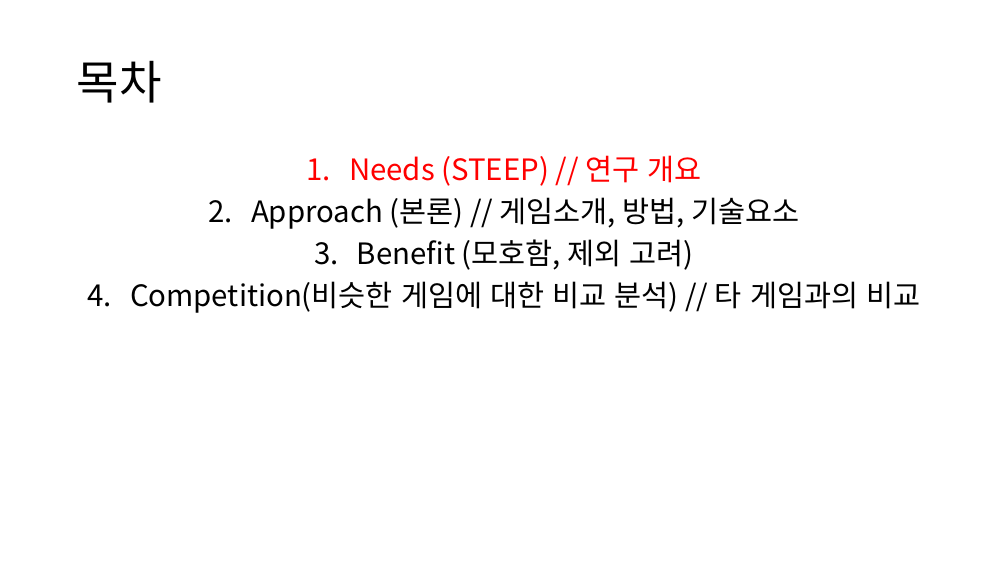
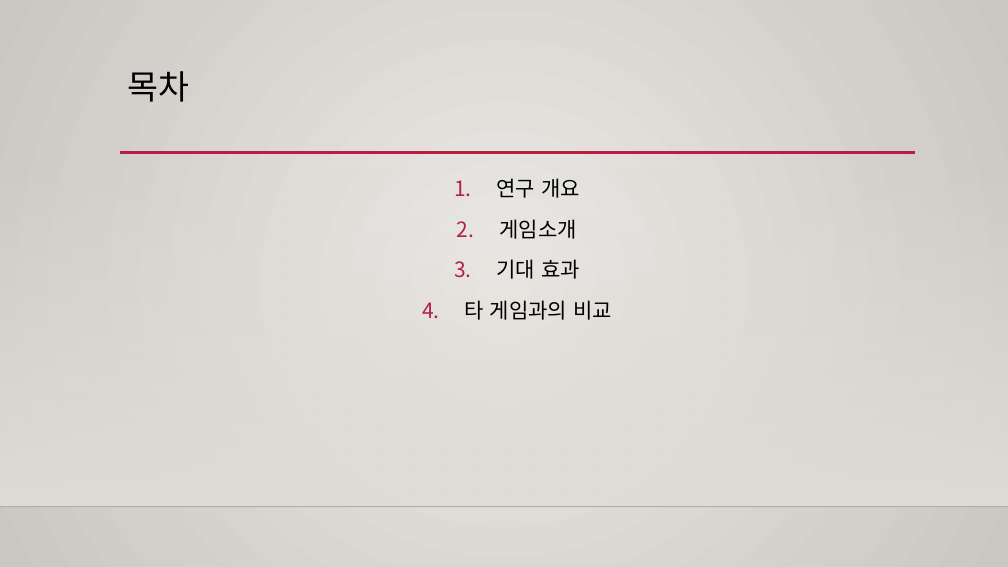
Before and after one commit to dydtjr0316/HellGate, a slide deck: slide 2 of output/10weeks/졸업작품 제안서.pptx. Drawn at 1008x567 pixels with LibreOffice and Linux fonts; fonts in the diff are those of the drawing; background and template pictures are left out. Boxes give left, top, right and bottom in pixels: in the first picture for what was removed or moved away, otherwise in the second. Text is boxed around its words. In the diff, an @@ line names an element or a change of style, - is before the commit and + after.

```diff
--- a/output/10weeks/졸업작품 제안서.pptx
+++ b/output/10weeks/졸업작품 제안서.pptx
@@ background #FFFFFF to gradient #ECEAE7 to #CAC7C1 @@
@@ title "목차" moved from (x1=77, y1=60, x2=162, y2=103) to (x1=128, y1=71, x2=190, y2=102) @@
@@ title "목차" at (x1=128, y1=71, x2=190, y2=102): size 44 to 32 pt, font Noto Sans CJK KR to Cabin; vertical alignment middle to top @@
@@ rectangle added at (x1=0, y1=167, x2=1008, y2=507), fill gradient #DFDBD5 @@
@@ line added from (120, 153) to (915, 153), #B71E42 2.5 pt @@
@@ text at (x1=465, y1=178, x2=612, y2=320): text changed; size 28 to 20 pt; font Noto Sans CJK KR to Cabin @@
-1. Needs (STEEP) // 연구 개요
-2. Approach (본론) // 게임소개, 방법, 기술요소
-3. Benefit (모호함, 제외 고려)
-4. Competition(비슷한 게임에 대한 비교 분석) // 타 게임과의 비교
+1. 연구 개요
+2. 게임소개
+3. 기대 효과
+4. 타 게임과의 비교
@@ line added from (0, 507) to (1008, 507), #000001 1 pt @@
```
Also in this commit, not shown: 8 other slides changed, 5 slides added.
